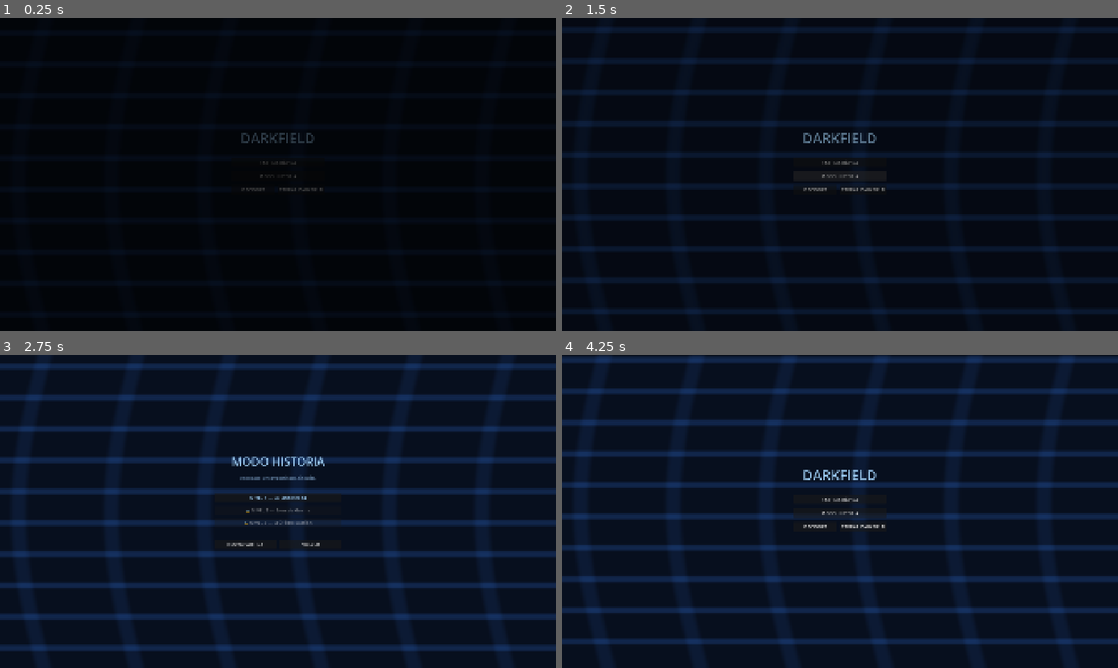
Above: before the commit, frames 1-4 (two rows, left to right).
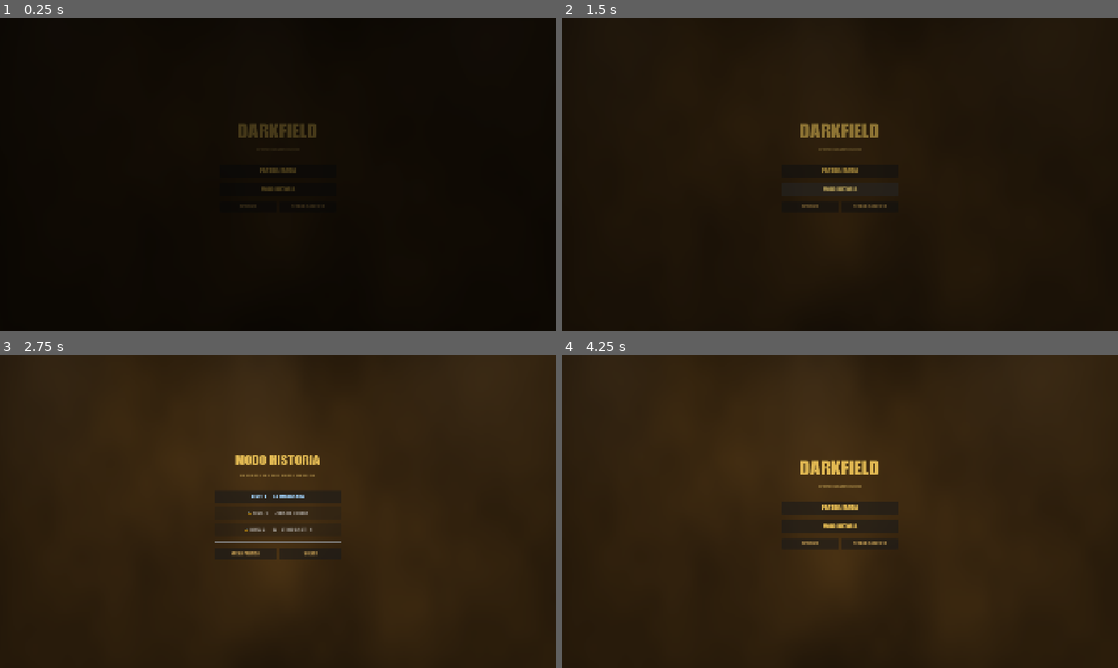
Above: after the commit, the same moments.

Repository: MayraSRS04/Darkfield
Game: Godot game, scene res://scenes/00_menu.tscn
The game is run twice, just before and just after one commit, with the same random seed, the same clock (stepped at 60 frames per second) and the same inputs.
Inputs:
- Up to frame 1 (0.25 s): no input
- Up to frame 2 (1.5 s): click "PARTIDA RÁPIDA" (after the commit: "PARTIDA RAPIDA") at 0.5 s; click "MODO HISTORIA" at 1.25 s
- Up to frame 3 (2.75 s): click "NIVEL 1 — La Emboscada" at 2 s
- Up to frame 4 (4.25 s): click "VOLVER" at 2.75 s; click "CERRAR DARKFIELD" at 3.5 s

The runs differ from the first frame. In frame 1, 2.1% of the frame differs, in the area x 2-92%, y 4-96%; in frame 2, 75%; in frame 3, 100%, in the area x 0-100%, y 0-100%; in frame 4, 99%.

Commit message:
feat: Mejora de fuentes y shaders para la historia

Diff:
--- a/autoload/game_manager.gd
+++ b/autoload/game_manager.gd
@@ -23,9 +23,9 @@
 const DANIO_BAZUKA := 50
 
 const CONFIGURACIONES := [
-	{"filas": 31, "columnas": 31, "minas": 100, "cazadores": 9},
-	{"filas": 41, "columnas": 41, "minas": 250, "cazadores": 15},
-	{"filas": 61, "columnas": 61, "minas": 390, "cazadores": 20},
+	{"filas": 15, "columnas": 15, "minas": 10, "cazadores": 1},
+	{"filas": 21, "columnas": 21, "minas": 25, "cazadores": 3},
+	{"filas": 31, "columnas": 31, "minas": 39, "cazadores": 5},
 ]
 
 const ITEMS_POR_NIVEL := [
--- a/scenes/00_menu.tscn
+++ b/scenes/00_menu.tscn
@@ -2,12 +2,14 @@
 
 [ext_resource type="Script" uid="uid://bruer4stmyx1" path="res://scenes/menu.gd" id="1_1ed5b"]
 [ext_resource type="Shader" uid="uid://bxi2q3dakjlmk" path="res://scenes/fondo_menu.gdshader" id="2_fondo"]
+[ext_resource type="FontFile" uid="uid://bu7l3sbhuueox" path="res://recursos/fuentes/Call of Ops Duty.otf" id="3_fuente"]
 
 [sub_resource type="ShaderMaterial" id="ShaderMaterial_fondo"]
 shader = ExtResource("2_fondo")
-shader_parameter/velocidad = 0.08
-shader_parameter/color_linea = Color(0.12, 0.28, 0.55, 1)
-shader_parameter/color_fondo = Color(0.03, 0.06, 0.12, 1)
+shader_parameter/velocidad = 0.04
+shader_parameter/color_arena = Color(0.18, 0.12, 0.05, 1)
+shader_parameter/color_polvo = Color(0.38, 0.26, 0.10, 1)
+shader_parameter/color_calor = Color(0.45, 0.28, 0.08, 0.4)
 
 [node name="Menu" type="Control" unique_id=1025367565]
 layout_mode = 3
@@ -26,7 +28,7 @@
 anchor_bottom = 1.0
 grow_horizontal = 2
 grow_vertical = 2
-color = Color(0.03, 0.06, 0.12, 1)
+color = Color(0.18, 0.12, 0.05, 1)
 
 [node name="Contenedor" type="VBoxContainer" parent="." unique_id=152192261]
 layout_mode = 1
@@ -35,19 +37,30 @@
 anchor_top = 0.5
 anchor_right = 0.5
 anchor_bottom = 0.5
-offset_left = -160.0
-offset_top = -160.0
-offset_right = 160.0
-offset_bottom = 160.0
+offset_left = -200.0
+offset_top = -180.0
+offset_right = 200.0
+offset_bottom = 180.0
 grow_horizontal = 2
 grow_vertical = 2
-theme_override_constants/separation = 16
+theme_override_constants/separation = 20
 
 [node name="Titulo" type="Label" parent="Contenedor" unique_id=1391338663]
 layout_mode = 2
-theme_override_colors/font_color = Color(0.6, 0.78, 0.93, 1)
-theme_override_font_sizes/font_size = 48
+theme_override_fonts/font = ExtResource("3_fuente")
+theme_override_colors/font_color = Color(0.88, 0.72, 0.32, 1)
+theme_override_font_sizes/font_size = 64
 text = "DARKFIELD"
+horizontal_alignment = 1
+theme_override_constants/outline_size = 2
+theme_override_colors/font_outline_color = Color(0.0, 0.0, 0.0, 0.8)
+
+[node name="Lema" type="Label" parent="Contenedor" unique_id=1391338664]
+layout_mode = 2
+theme_override_fonts/font = ExtResource("3_fuente")
+theme_override_colors/font_color = Color(0.55, 0.44, 0.22, 1)
+theme_override_font_sizes/font_size = 13
+text = "OPERACION CAMPO OSCURO"
 horizontal_alignment = 1
 
 [node name="Separador" type="HSeparator" parent="Contenedor" unique_id=783218161]
@@ -55,11 +68,21 @@
 
 [node name="BtnPartidaRapida" type="Button" parent="Contenedor" unique_id=1202161414]
 layout_mode = 2
-text = "PARTIDA RÁPIDA"
+theme_override_fonts/font = ExtResource("3_fuente")
+custom_minimum_size = Vector2(320, 44)
+text = "PARTIDA RAPIDA"
+theme_override_colors/font_color = Color(0.88, 0.72, 0.32, 1)
+theme_override_colors/font_hover_color = Color(1.0, 0.88, 0.50, 1)
+theme_override_font_sizes/font_size = 18
 
 [node name="BtnModoHistoria" type="Button" parent="Contenedor" unique_id=199518511]
 layout_mode = 2
+theme_override_fonts/font = ExtResource("3_fuente")
+custom_minimum_size = Vector2(320, 44)
 text = "MODO HISTORIA"
+theme_override_colors/font_color = Color(0.88, 0.72, 0.32, 1)
+theme_override_colors/font_hover_color = Color(1.0, 0.88, 0.50, 1)
+theme_override_font_sizes/font_size = 18
 
 [node name="FilaInferior" type="HBoxContainer" parent="Contenedor" unique_id=128583558]
 layout_mode = 2
@@ -67,13 +90,23 @@
 
 [node name="BtnOpciones" type="Button" parent="Contenedor/FilaInferior" unique_id=1895909458]
 layout_mode = 2
+theme_override_fonts/font = ExtResource("3_fuente")
 size_flags_horizontal = 3
+custom_minimum_size = Vector2(0, 36)
 text = "OPCIONES"
+theme_override_colors/font_color = Color(0.65, 0.52, 0.28, 1)
+theme_override_colors/font_hover_color = Color(0.88, 0.72, 0.32, 1)
+theme_override_font_sizes/font_size = 15
 
 [node name="BtnSalir" type="Button" parent="Contenedor/FilaInferior" unique_id=1172156144]
 layout_mode = 2
+theme_override_fonts/font = ExtResource("3_fuente")
 size_flags_horizontal = 3
+custom_minimum_size = Vector2(0, 36)
 text = "CERRAR DARKFIELD"
+theme_override_colors/font_color = Color(0.65, 0.52, 0.28, 1)
+theme_override_colors/font_hover_color = Color(0.88, 0.72, 0.32, 1)
+theme_override_font_sizes/font_size = 15
 
 [node name="PopupDificultad" type="PanelContainer" parent="." unique_id=2100000001]
 visible = false
@@ -96,15 +129,24 @@
 
 [node name="BtnFacil" type="Button" parent="PopupDificultad/Opciones" unique_id=2100000003]
 layout_mode = 2
-text = "FÁCIL"
+theme_override_fonts/font = ExtResource("3_fuente")
+text = "FACIL"
+theme_override_colors/font_color = Color(0.55, 0.78, 0.35, 1)
+theme_override_font_sizes/font_size = 16
 
 [node name="BtnMedio" type="Button" parent="PopupDificultad/Opciones" unique_id=2100000004]
 layout_mode = 2
+theme_override_fonts/font = ExtResource("3_fuente")
 text = "MEDIO"
+theme_override_colors/font_color = Color(0.88, 0.72, 0.32, 1)
+theme_override_font_sizes/font_size = 16
 
 [node name="BtnDificil" type="Button" parent="PopupDificultad/Opciones" unique_id=2100000005]
 layout_mode = 2
-text = "DIFÍCIL"
+theme_override_fonts/font = ExtResource("3_fuente")
+text = "DIFICIL"
+theme_override_colors/font_color = Color(0.90, 0.30, 0.20, 1)
+theme_override_font_sizes/font_size = 16
 
 [node name="FadeEntrada" type="CanvasLayer" parent="." unique_id=-894967295]
 layer = 20
--- a/scenes/01_juego.tscn
+++ b/scenes/01_juego.tscn
@@ -4,6 +4,7 @@
 [ext_resource type="TileSet" uid="uid://i7ijb6r1478w" path="res://recursos/tilesets/mundo.tres" id="1_dlla0"]
 [ext_resource type="PackedScene" uid="uid://45610vclphqv" path="res://actors/jugador.tscn" id="3_oiwu5"]
 [ext_resource type="Script" uid="uid://sdy54s585t4r" path="res://scenes/pausa.gd" id="4_8bcx7"]
+[ext_resource type="FontFile" uid="uid://bu7l3sbhuueox" path="res://recursos/fuentes/Call of Ops Duty.otf" id="5_fuente"]
 
 [node name="Juego" type="Node2D" unique_id=1902666549]
 script = ExtResource("1_2uc6o")
@@ -55,7 +56,7 @@
 
 [node name="LblDetalle" type="Label" parent="PantallaResultado/Contenedor" unique_id=361911077]
 layout_mode = 2
-theme_override_colors/font_color = Color(0.7, 0.7, 0.8, 1)
+theme_override_colors/font_color = Color(0.65, 0.52, 0.28, 1)
 theme_override_font_sizes/font_size = 16
 horizontal_alignment = 1
 
@@ -83,19 +84,22 @@
 
 [node name="LblMinas" type="Label" parent="HUD/BarraSuperior" unique_id=1764771347]
 layout_mode = 2
-theme_override_colors/font_color = Color(0.6, 0.78, 0.93, 1)
-theme_override_font_sizes/font_size = 24
+theme_override_fonts/font = ExtResource("5_fuente")
+theme_override_colors/font_color = Color(0.88, 0.72, 0.32, 1)
+theme_override_font_sizes/font_size = 22
 text = "🚩 0"
 
 [node name="LblAlerta" type="Label" parent="HUD/BarraSuperior" unique_id=62854998]
 layout_mode = 2
-theme_override_colors/font_color = Color(0.3, 0.9, 0.5, 1)
-theme_override_font_sizes/font_size = 24
+theme_override_fonts/font = ExtResource("5_fuente")
+theme_override_colors/font_color = Color(0.45, 0.75, 0.28, 1)
+theme_override_font_sizes/font_size = 22
 text = "● SEGURO"
 
 [node name="BtnPausa" type="Button" parent="HUD/BarraSuperior" unique_id=1519651035]
 layout_mode = 2
-theme_override_font_sizes/font_size = 20
+theme_override_colors/font_color = Color(0.65, 0.52, 0.28, 1)
+theme_override_font_sizes/font_size = 18
 text = "II"
 
 [node name="Pausa" type="CanvasLayer" parent="." unique_id=448762830]
@@ -126,17 +130,28 @@
 
 [node name="LblMenu" type="Label" parent="Pausa/Contenedor" unique_id=1159835022]
 layout_mode = 2
-theme_override_colors/font_color = Color(0.6, 0.78, 0.93, 1)
-theme_override_font_sizes/font_size = 20
+theme_override_fonts/font = ExtResource("5_fuente")
+theme_override_colors/font_color = Color(0.88, 0.72, 0.32, 1)
+theme_override_colors/font_outline_color = Color(0, 0, 0, 0.7)
+theme_override_constants/outline_size = 1
+theme_override_font_sizes/font_size = 22
 text = "PAUSA"
 horizontal_alignment = 1
 
 [node name="BtnReanudar" type="Button" parent="Pausa/Contenedor" unique_id=369013975]
 layout_mode = 2
+theme_override_fonts/font = ExtResource("5_fuente")
+theme_override_colors/font_color = Color(0.88, 0.72, 0.32, 1)
+theme_override_colors/font_hover_color = Color(1, 0.88, 0.5, 1)
+theme_override_font_sizes/font_size = 16
 text = "VOLVER AL JUEGO"
 
 [node name="BtnMenuPrincipal" type="Button" parent="Pausa/Contenedor" unique_id=1538357895]
 layout_mode = 2
+theme_override_fonts/font = ExtResource("5_fuente")
+theme_override_colors/font_color = Color(0.65, 0.52, 0.28, 1)
+theme_override_colors/font_hover_color = Color(0.88, 0.72, 0.32, 1)
+theme_override_font_sizes/font_size = 1
 text = "SALIR DE LA PARTIDA"
 
 [node name="Oscuridad" type="CanvasModulate" parent="." unique_id=1244061730]
@@ -170,13 +185,15 @@
 
 [node name="LblItemActivo" type="Label" parent="HUDInventario/Contenedor" unique_id=1111111104]
 layout_mode = 2
-theme_override_colors/font_color = Color(0.6, 0.78, 0.93, 1)
-theme_override_font_sizes/font_size = 20
+theme_override_fonts/font = ExtResource("5_fuente")
+theme_override_colors/font_color = Color(0.88, 0.72, 0.32, 1)
+theme_override_font_sizes/font_size = 18
 
 [node name="LblInventario" type="Label" parent="HUDInventario/Contenedor" unique_id=1111111105]
 layout_mode = 2
-theme_override_colors/font_color = Color(0.55, 0.6, 0.7, 1)
-theme_override_font_sizes/font_size = 14
+theme_override_fonts/font = ExtResource("5_fuente")
+theme_override_colors/font_color = Color(0.55, 0.44, 0.22, 1)
+theme_override_font_sizes/font_size = 13
 
 [node name="PantallaResultadoHistoria" type="CanvasLayer" parent="." unique_id=1111111106]
 layer = 11
@@ -206,14 +223,15 @@
 
 [node name="LblTituloH" type="Label" parent="PantallaResultadoHistoria/Contenedor" unique_id=1111111109]
 layout_mode = 2
-theme_override_colors/font_color = Color(0.3, 0.9, 0.5, 1)
-theme_override_font_sizes/font_size = 32
+theme_override_fonts/font = ExtResource("5_fuente")
+theme_override_colors/font_color = Color(0.45, 0.75, 0.28, 1)
+theme_override_font_sizes/font_size = 34
 text = "NIVEL COMPLETADO"
 horizontal_alignment = 1
 
 [node name="LblItemsGanados" type="Label" parent="PantallaResultadoHistoria/Contenedor" unique_id=1111111110]
 layout_mode = 2
-theme_override_colors/font_color = Color(0.7, 0.85, 0.6, 1)
+theme_override_colors/font_color = Color(0.7, 0.58, 0.3, 1)
 theme_override_font_sizes/font_size = 15
 horizontal_alignment = 1
 autowrap_mode = 3
@@ -239,8 +257,11 @@
 
 [node name="LblBoss" type="Label" parent="HUDVidaBoss/Contenedor" unique_id=-2072745093]
 layout_mode = 2
-theme_override_colors/font_color = Color(1, 0.3, 0.3, 1)
-theme_override_font_sizes/font_size = 14
+theme_override_fonts/font = ExtResource("5_fuente")
+theme_override_colors/font_color = Color(0.95, 0.25, 0.15, 1)
+theme_override_colors/font_outline_color = Color(0, 0, 0, 0.9)
+theme_override_constants/outline_size = 1
+theme_override_font_sizes/font_size = 15
 text = "GENERAL KARIMI"
 horizontal_alignment = 1
 
--- a/scenes/02_historia.tscn
+++ b/scenes/02_historia.tscn
@@ -2,12 +2,14 @@
 
 [ext_resource type="Script" uid="uid://bmwqjifm5acvq" path="res://scenes/historia.gd" id="1_hist"]
 [ext_resource type="Shader" uid="uid://bxi2q3dakjlmk" path="res://scenes/fondo_menu.gdshader" id="2_fondo"]
+[ext_resource type="FontFile" uid="uid://bu7l3sbhuueox" path="res://recursos/fuentes/Call of Ops Duty.otf" id="3_fuente"]
 
 [sub_resource type="ShaderMaterial" id="ShaderMaterial_fondo"]
 shader = ExtResource("2_fondo")
-shader_parameter/velocidad = 0.05
-shader_parameter/color_linea = Color(0.12, 0.28, 0.55, 1)
-shader_parameter/color_fondo = Color(0.03, 0.06, 0.12, 1)
+shader_parameter/velocidad = 0.03
+shader_parameter/color_arena = Color(0.18, 0.12, 0.05, 1)
+shader_parameter/color_polvo = Color(0.38, 0.26, 0.10, 1)
+shader_parameter/color_calor = Color(0.45, 0.28, 0.08, 0.4)
 
 [node name="Historia" type="Control" unique_id=1513143769]
 layout_mode = 3
@@ -26,7 +28,7 @@
 anchor_bottom = 1.0
 grow_horizontal = 2
 grow_vertical = 2
-color = Color(0.03, 0.06, 0.12, 1)
+color = Color(0.18, 0.12, 0.05, 1)
 
 [node name="Contenedor" type="VBoxContainer" parent="." unique_id=312563333]
 layout_mode = 1
@@ -45,15 +47,19 @@
 
 [node name="Titulo" type="Label" parent="Contenedor" unique_id=1392796321]
 layout_mode = 2
-theme_override_colors/font_color = Color(0.6, 0.78, 0.93, 1)
-theme_override_font_sizes/font_size = 40
+theme_override_fonts/font = ExtResource("3_fuente")
+theme_override_colors/font_color = Color(0.88, 0.72, 0.32, 1)
+theme_override_font_sizes/font_size = 46
+theme_override_constants/outline_size = 2
+theme_override_colors/font_outline_color = Color(0.0, 0.0, 0.0, 0.8)
 text = "MODO HISTORIA"
 horizontal_alignment = 1
 
 [node name="Subtitulo" type="Label" parent="Contenedor" unique_id=521142489]
 layout_mode = 2
-theme_override_colors/font_color = Color(0.45, 0.58, 0.72, 1)
-theme_override_font_sizes/font_size = 13
+theme_override_fonts/font = ExtResource("3_fuente")
+theme_override_colors/font_color = Color(0.55, 0.44, 0.22, 1)
+theme_override_font_sizes/font_size = 14
 text = "Un soldado. Un campo minado. Sin salida."
 horizontal_alignment = 1
 
@@ -66,15 +72,30 @@
 
 [node name="BtnNivel0" type="Button" parent="Contenedor/Niveles" unique_id=395147394]
 layout_mode = 2
+theme_override_fonts/font = ExtResource("3_fuente")
+custom_minimum_size = Vector2(360, 44)
 text = "NIVEL 1 — La Emboscada"
+theme_override_colors/font_color = Color(0.88, 0.72, 0.32, 1)
+theme_override_colors/font_hover_color = Color(1.0, 0.88, 0.50, 1)
+theme_override_font_sizes/font_size = 17
 
 [node name="BtnNivel1" type="Button" parent="Contenedor/Niveles" unique_id=1578000552]
 layout_mode = 2
+theme_override_fonts/font = ExtResource("3_fuente")
+custom_minimum_size = Vector2(360, 44)
 text = "NIVEL 2 — Zona de Guerra"
+theme_override_colors/font_color = Color(0.88, 0.72, 0.32, 1)
+theme_override_colors/font_hover_color = Color(1.0, 0.88, 0.50, 1)
+theme_override_font_sizes/font_size = 17
 
 [node name="BtnNivel2" type="Button" parent="Contenedor/Niveles" unique_id=887560061]
 layout_mode = 2
+theme_override_fonts/font = ExtResource("3_fuente")
+custom_minimum_size = Vector2(360, 44)
 text = "NIVEL 3 — El Último Bastión"
+theme_override_colors/font_color = Color(0.88, 0.72, 0.32, 1)
+theme_override_colors/font_hover_color = Color(1.0, 0.88, 0.50, 1)
+theme_override_font_sizes/font_size = 17
 
 [node name="Separador2" type="HSeparator" parent="Contenedor" unique_id=1147835131]
 layout_mode = 2
@@ -85,13 +106,23 @@
 
 [node name="BtnNuevaPartida" type="Button" parent="Contenedor/FilaInferior" unique_id=235585184]
 layout_mode = 2
+theme_override_fonts/font = ExtResource("3_fuente")
 size_flags_horizontal = 3
+custom_minimum_size = Vector2(0, 38)
 text = "NUEVA PARTIDA"
+theme_override_colors/font_color = Color(0.65, 0.52, 0.28, 1)
+theme_override_colors/font_hover_color = Color(0.88, 0.72, 0.32, 1)
+theme_override_font_sizes/font_size = 15
 
 [node name="BtnVolver" type="Button" parent="Contenedor/FilaInferior" unique_id=1962899248]
 layout_mode = 2
+theme_override_fonts/font = ExtResource("3_fuente")
 size_flags_horizontal = 3
+custom_minimum_size = Vector2(0, 38)
 text = "VOLVER"
+theme_override_colors/font_color = Color(0.65, 0.52, 0.28, 1)
+theme_override_colors/font_hover_color = Color(0.88, 0.72, 0.32, 1)
+theme_override_font_sizes/font_size = 15
 
 [node name="FadeEntrada" type="CanvasLayer" parent="." unique_id=1402530989]
 layer = 20
--- a/scenes/fondo_menu.gdshader
+++ b/scenes/fondo_menu.gdshader
@@ -1,16 +1,44 @@
 shader_type canvas_item;
 
-uniform float velocidad : hint_range(0.0, 1.0) = 0.08;
-uniform vec4 color_linea : source_color = vec4(0.12, 0.28, 0.55, 1.0);
-uniform vec4 color_fondo : source_color = vec4(0.03, 0.06, 0.12, 1.0);
+uniform float velocidad : hint_range(0.0, 1.0) = 0.04;
+uniform vec4 color_arena : source_color = vec4(0.18, 0.12, 0.05, 1.0);
+uniform vec4 color_polvo : source_color = vec4(0.38, 0.26, 0.10, 1.0);
+uniform vec4 color_calor : source_color = vec4(0.45, 0.28, 0.08, 0.4);
+
+float ruido(vec2 p) {
+	return fract(sin(dot(p, vec2(127.1, 311.7))) * 43758.5453);
+}
+
+float ruido_suave(vec2 p) {
+	vec2 i = floor(p);
+	vec2 f = fract(p);
+	f = f * f * (3.0 - 2.0 * f);
+	float a = ruido(i);
+	float b = ruido(i + vec2(1.0, 0.0));
+	float c = ruido(i + vec2(0.0, 1.0));
+	float d = ruido(i + vec2(1.0, 1.0));
+	return mix(mix(a, b, f.x), mix(c, d, f.x), f.y);
+}
 
 void fragment() {
-	vec2 uv = UV * vec2(6.0, 10.0);
-	uv.y += TIME * velocidad;
-	uv.x += sin(TIME * velocidad * 0.4 + UV.y * 3.0) * 0.3;
-	float linea = abs(sin(uv.y * 3.14159));
-	linea = smoothstep(0.92, 1.0, linea) * 0.4;
-	float linea_v = abs(sin(uv.x * 3.14159));
-	linea_v = smoothstep(0.94, 1.0, linea_v) * 0.2;
-	COLOR = mix(color_fondo, color_linea, linea + linea_v);
+	vec2 uv = UV;
+	float t = TIME * velocidad;
+
+	vec2 uv_polvo = uv * vec2(8.0, 3.0) + vec2(t * 0.6, t * 0.15);
+	float polvo = ruido_suave(uv_polvo);
+	polvo += ruido_suave(uv_polvo * 2.1 + vec2(0.4, 0.7)) * 0.5;
+	polvo += ruido_suave(uv_polvo * 4.3 - vec2(0.2, 0.3)) * 0.25;
+	polvo /= 1.75;
+
+	float calor = sin(uv.x * 12.0 + t * 2.0 + ruido_suave(uv * vec2(3.0, 1.0)) * 4.0) * 0.5 + 0.5;
+	calor *= smoothstep(0.6, 0.0, uv.y);
+	calor *= 0.18;
+
+	float vineta = uv.x * (1.0 - uv.x) * uv.y * (1.0 - uv.y) * 12.0;
+	vineta = clamp(vineta, 0.0, 1.0);
+
+	vec4 col = mix(color_arena, color_polvo, polvo * 0.65);
+	col = mix(col, color_calor, calor);
+	col.rgb *= 0.65 + 0.45 * vineta;
+	COLOR = col;
 }
Binary file added: recursos/fuentes/Call of Ops Duty.otf
